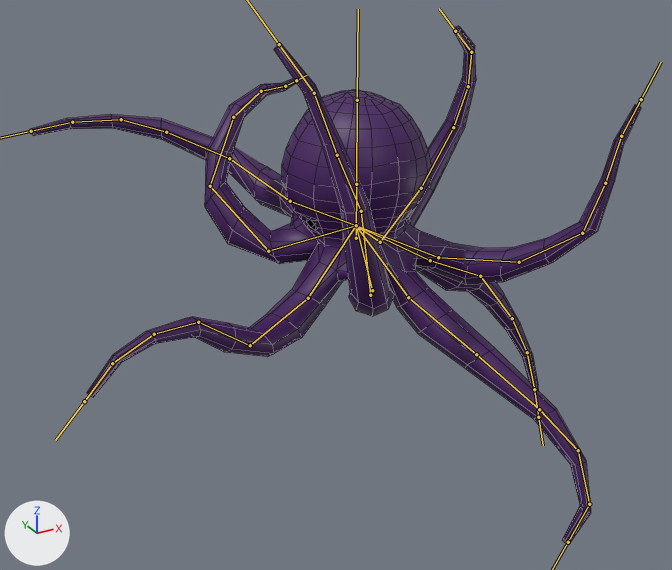
The FBX model HackNation/Assets/Assets/Models/kraken1.fbx as it was, and as the next commit left it.
Both versions are drawn from a 50 mm camera at (-0.196, -0.337, 0.15) aimed at (-0.019, -0.016, -0.01). The lights are fixed; the arrows at lower left show +X, +Y and +Z. Both versions are drawn at frame 28 of the action 'kraken.001|IdleKraken'; the numbers are the values there. The bones that bend it are drawn over the model as lines. Mesh edges are drawn as thin lines.

In view in the first picture: 'kraken'.
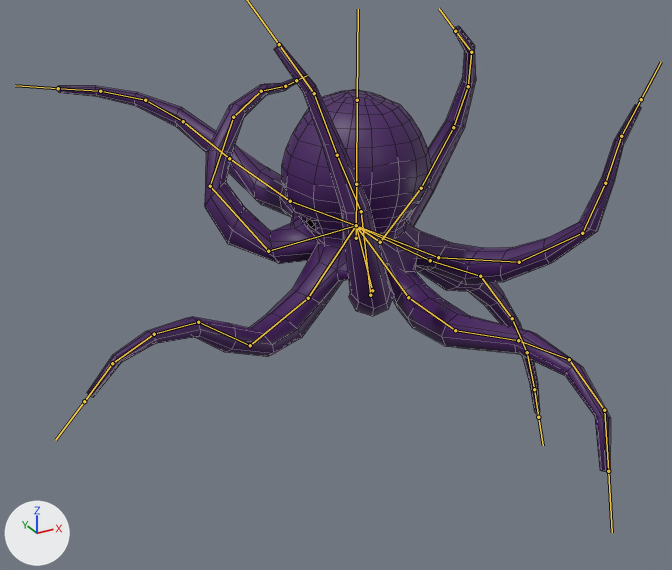
Where the change shows, as pixel boxes [x1, y1, x2, y2] in the pictures (672 x 570 px):
'kraken', posed (14% shorter): before [31, 26, 641, 544]; after [58, 26, 641, 472]
bone 'Bone.028', root to tip: before (229, 158) to (166, 132); after (229, 158) to (183, 121)
bone 'Bone.033', root to tip: before (408, 297) to (476, 354); after (408, 297) to (455, 330)
bone 'Bone.034', root to tip: before (476, 354) to (539, 409); after (455, 330) to (518, 340)

Patch to the scene script:
```diff
--- a/HackNation/Assets/Assets/Models/kraken1.fbx.py
+++ b/HackNation/Assets/Assets/Models/kraken1.fbx.py
@@ bone_bone_028 @@
 bone_bone_028 = bpy.data.objects['kraken.001'].pose.bones['Bone.028']  # child of 'Bone.027'
-bone_bone_028.rotation_quaternion = (0.77, -0.255, 0.582, -0.056)  # degrees (-67, 60, -50)
+bone_bone_028.rotation_quaternion = (0.791, -0.058, 0.606, -0.06)  # degrees (-33, 72, -33)
@@ bone_bone_033 @@
 bone_bone_033 = bpy.data.objects['kraken.001'].pose.bones['Bone.033']  # child of 'Bone.032'
-bone_bone_033.rotation_quaternion = (1.0, -0.015, 0.0, 0.0)  # degrees (-2, 0, 0)
+bone_bone_033.rotation_quaternion = (0.954, -0.015, -0.005, -0.3)  # degrees (-1, -1, -35)
@@ bone_bone_034 @@
 bone_bone_034 = bpy.data.objects['kraken.001'].pose.bones['Bone.034']  # child of 'Bone.033'
-bone_bone_034.rotation_quaternion = (0.986, 0.167, 0.0, 0.0)  # degrees (19, 0, 0)
+bone_bone_034.rotation_quaternion = (0.986, 0.082, 0.037, -0.144)  # degrees (9, 6, -16)
```
